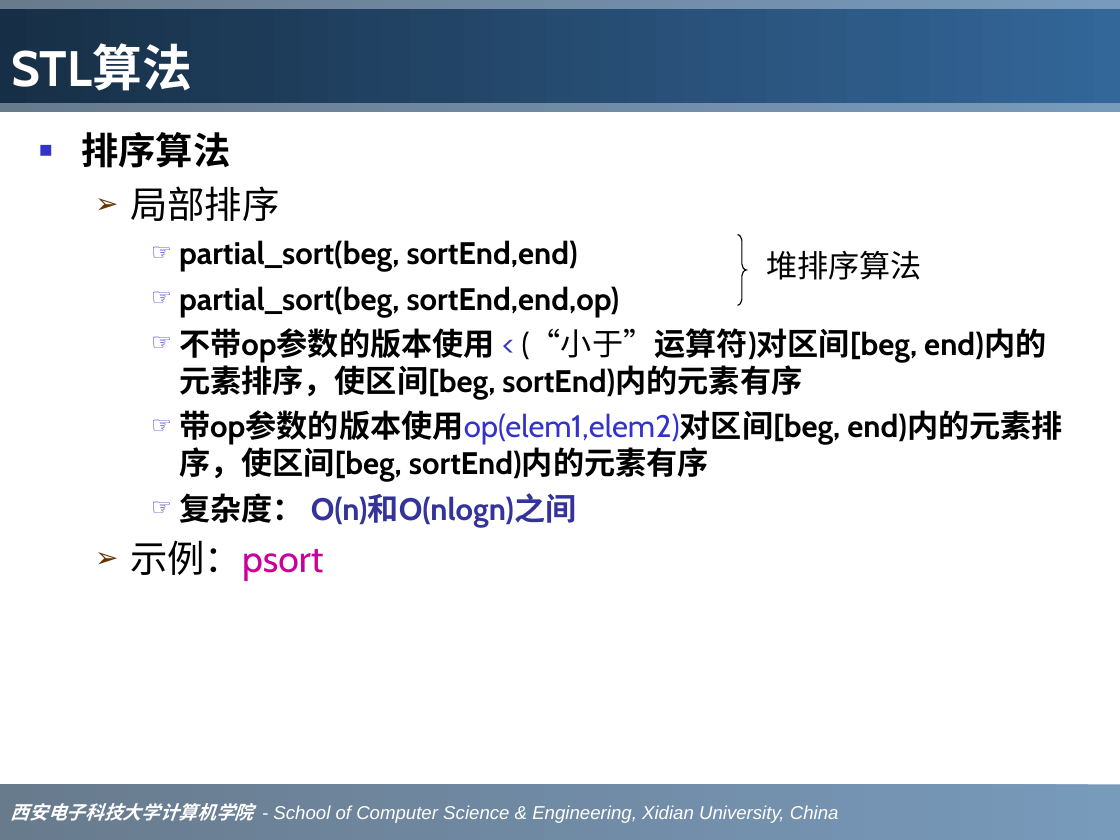
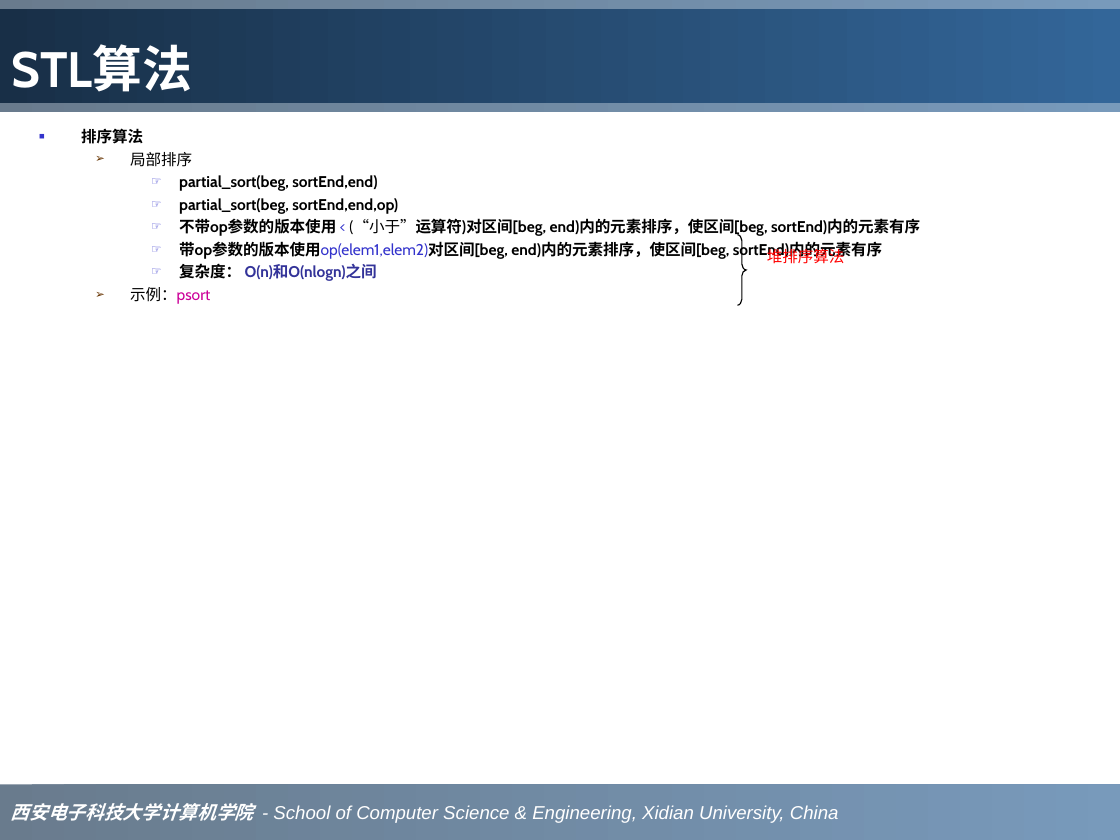
Before and after one commit to sinomiko/reading, a slide deck: slide 78 of source/CPP/C++-STL详解.ppt. Drawn at 1120x840 pixels with LibreOffice and Linux fonts; fonts in the diff are those of the drawing. Boxes give left, top, right and bottom in pixels: in the first picture for what was removed or moved away, otherwise in the second. Text is boxed around its words. In the diff, an @@ line names an element or a change of style, - is before the commit and + after.

```diff
--- a/source/CPP/C++-STL详解.ppt
+++ b/source/CPP/C++-STL详解.ppt
@@ text "排序算法" at bbox=[81, 128, 920, 304]: size 24 to 10 pt in "排序算法", "局部排序", "示例：psort"; size 20 to 10 pt; font Cabin to Times New Roman in "(“小于”运算符)对区间[beg,"; less space between paragraphs @@
@@ text "堆排序算法" at bbox=[767, 246, 845, 267]: size 20 to 10 pt, text colour #000000 to #FF0000; less space between paragraphs @@
```
Also in this commit, not shown: 87 other slides changed, 2 other files.
